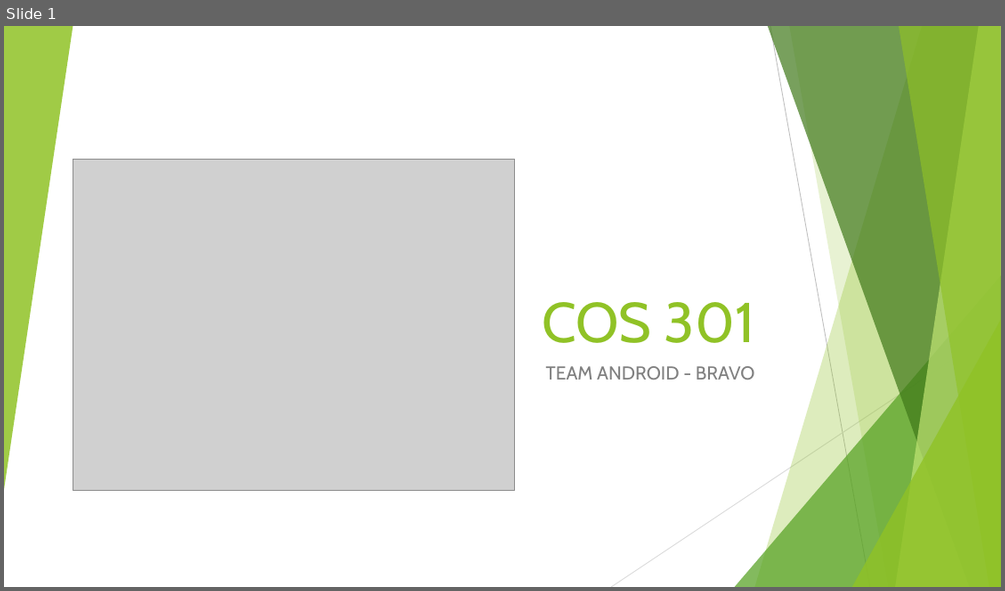
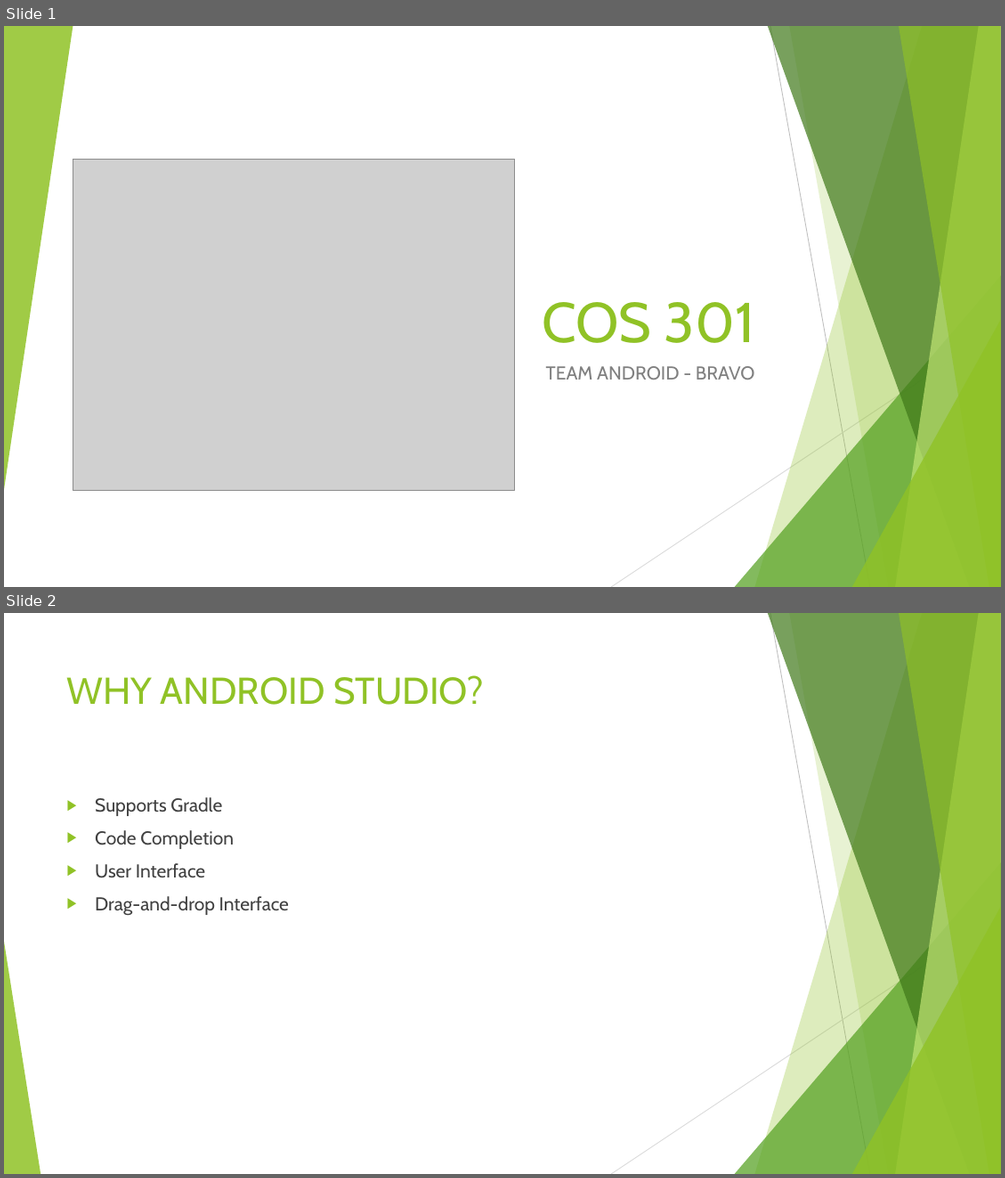
Before and after one commit to u14077893/Bravo, a slide deck: Android Interface/Presentation/COS 301 Presentation.pptx. Shown one above the other, each under a label of ours: slide 1 before the commit, slides 1 and 2 after it. The pictures are 1005x591 and 1005x1178 pixels, drawn with LibreOffice and Linux fonts; fonts in the diff are those of the drawing; grey boxes stand for pictures. Boxes give left, top, right and bottom in pixels: in the first picture for what was removed or moved away, otherwise in the second. Text is boxed around its words. In the diff, an @@ line names an element or a change of style, - is before the commit and + after.

```diff
--- a/Android Interface/Presentation/COS 301 Presentation.pptx
+++ b/Android Interface/Presentation/COS 301 Presentation.pptx
@@ slide 2 added at (4,613,1001,1174), background #FFFFFF; not listed: 9 template elements that a slide beside it also shows @@
@@ title added at (67,675,484,705), 36 pt, text #90C226 @@
+WHY ANDROID STUDIO?
@@ text added at (95,797,289,915), 18 pt, text #404040 @@
+▶ Supports Gradle
+▶ Code Completion
+▶ User Interface
+▶ Drag-and-drop Interface
@@ triangle added at (4,941,40,1174), fill #90C226 at 85% opacity @@
```
Also in this commit, not shown: 16 other slides added.
